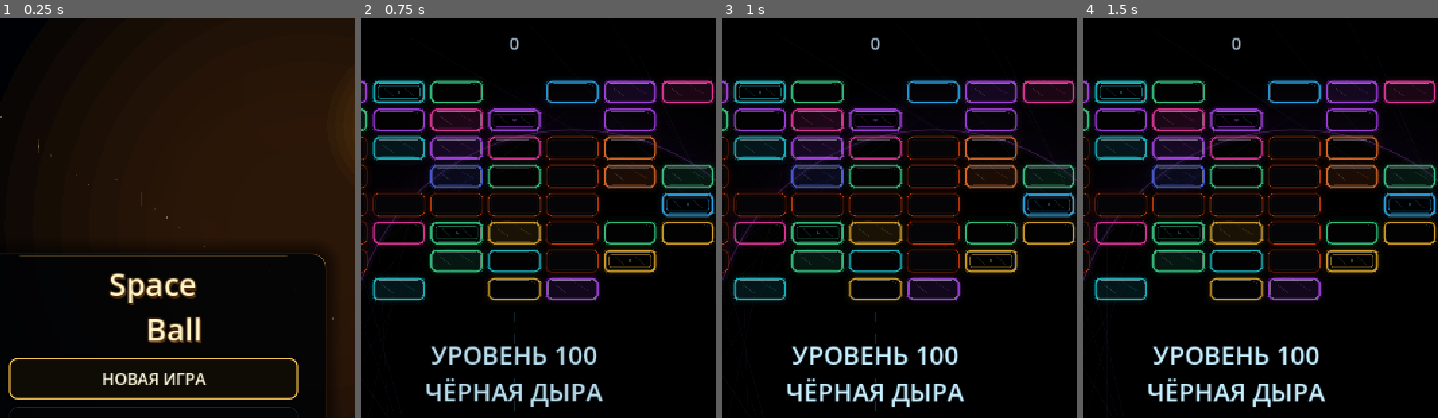
Above: before the commit, frames 1-4 (left to right).
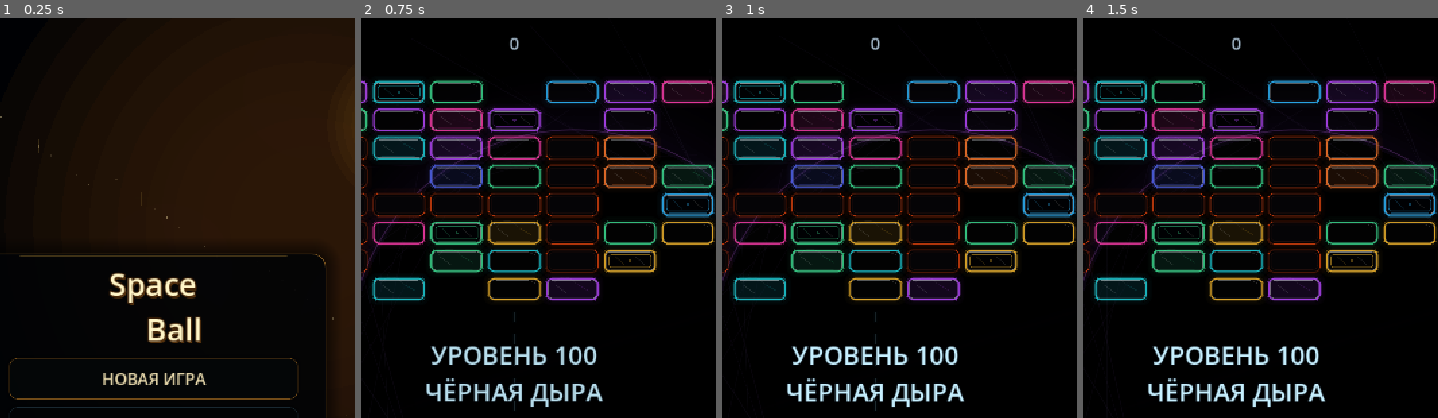
Above: after the commit, the same moments.

Repository: Ardarik421/arkanoid
Game: Godot game, scene res://scenes/main_menu.tscn
Two runs of this game, one before a commit and one after it. Both use one fixed random seed, a clock stepped at 60 frames per second and the inputs below. Sound files missing from this copy of the repository are replaced by a short silence.
Inputs (mouse positions are % of the whole screen's width and height, from its top left):
- Up to frame 1 (0.25 s): no input
- Up to frame 2 (0.75 s): click "НОВАЯ ИГРА" at 0.5 s
- Up to frame 3 (1 s): no input
- Up to frame 4 (1.5 s): tap Enter at 1.25 s; move the mouse to (72, 45) at 1.27 s; hold D (move_right) from 1.28 s (still down); tap Space (launch_ball) at 1.35 s
The pictures show only the part of the screen within x 28-78%, y 0-50%; the shares and areas given below are measured in that part.

The runs differ from the first frame. In frame 1, 1.3% of the frame differs, in the area x 2-85%, y 85-96%; in frame 2, nothing differs; in frame 3, nothing differs; in frame 4, nothing differs.

Commit message:
Keep menu music and fix button focus colors

Diff:
--- a/scenes/main_menu.gd
+++ b/scenes/main_menu.gd
@@ -4,10 +4,7 @@
 const SKILL_TREE_SCENE: String = "res://scenes/skill_tree.tscn"
 const LEVEL_SELECT_SCENE: String = "res://scenes/level_select.tscn"
 const GUIDE_SCENE: String = "res://scenes/game_guide.tscn"
-const MENU_MUSIC: AudioStream = preload("res://audio/music/menu_theme.wav")
-
 var animation_time: float = 0.0
-var menu_music_player: AudioStreamPlayer
 
 func _ready():
 	$Menu/ContinueButton.disabled = SaveManager.highest_unlocked_level <= 1
@@ -16,21 +13,9 @@
 	_setup_title()
 	_setup_buttons()
 	_setup_confirmation_dialog()
-	_setup_music()
-	$Menu/NewGameButton.grab_focus()
+	MenuMusic.play_menu_music()
+	$Menu/NewGameButton.release_focus()
 	queue_redraw()
-
-func _setup_music():
-	menu_music_player = AudioStreamPlayer.new()
-	menu_music_player.stream = MENU_MUSIC
-	menu_music_player.volume_db = -5.0
-	menu_music_player.finished.connect(_on_menu_music_finished)
-	add_child(menu_music_player)
-	menu_music_player.play()
-
-func _on_menu_music_finished():
-	if is_instance_valid(menu_music_player):
-		menu_music_player.play()
 
 func _process(delta):
 	animation_time += delta
@@ -183,7 +168,7 @@
 	button.add_theme_stylebox_override("normal", _make_button_style(Color(0.58, 0.38, 0.12, 0.42), Color(0.018, 0.028, 0.035, 0.78), 1))
 	button.add_theme_stylebox_override("hover", _make_button_style(Color(1.0, 0.72, 0.24, 0.90), Color(0.075, 0.055, 0.025, 0.92), 2))
 	button.add_theme_stylebox_override("focus", _make_button_style(Color(1.0, 0.80, 0.34, 0.96), Color(0.065, 0.045, 0.020, 0.92), 2))
-	button.add_theme_stylebox_override("pressed", _make_button_style(Color(0.70, 0.94, 1.0, 1.0), Color(0.012, 0.045, 0.070, 0.96), 2))
+	button.add_theme_stylebox_override("pressed", _make_button_style(Color(1.0, 0.76, 0.24, 1.0), Color(0.095, 0.055, 0.012, 0.96), 2))
 	button.add_theme_stylebox_override("disabled", _make_button_style(Color(0.12, 0.19, 0.23, 0.48), Color(0.010, 0.018, 0.025, 0.72), 1))
 
 func _make_button_style(border: Color, background: Color, border_width: int) -> StyleBoxFlat:
@@ -231,13 +216,18 @@
 func _on_new_game_confirmed():
 	start_new_game()
 
+func _leave_menu_for_game() -> void:
+	MenuMusic.stop_menu_music()
+
 func start_new_game():
 	SaveManager.reset_progress()
 	SaveManager.selected_level = 1
+	_leave_menu_for_game()
 	get_tree().change_scene_to_file(GAME_SCENE)
 
 func _on_continue_pressed():
 	SaveManager.selected_level = SaveManager.highest_unlocked_level
+	_leave_menu_for_game()
 	get_tree().change_scene_to_file(GAME_SCENE)
 
 func _on_level_select_pressed():
